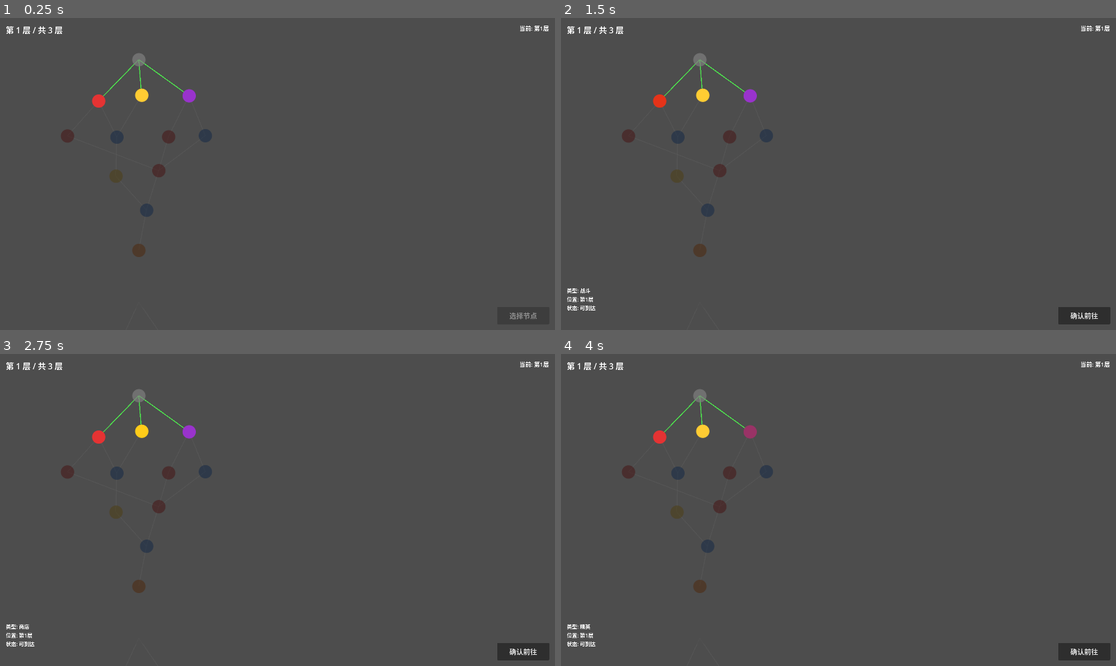
Above: before the commit, frames 1-4 (two rows, left to right).
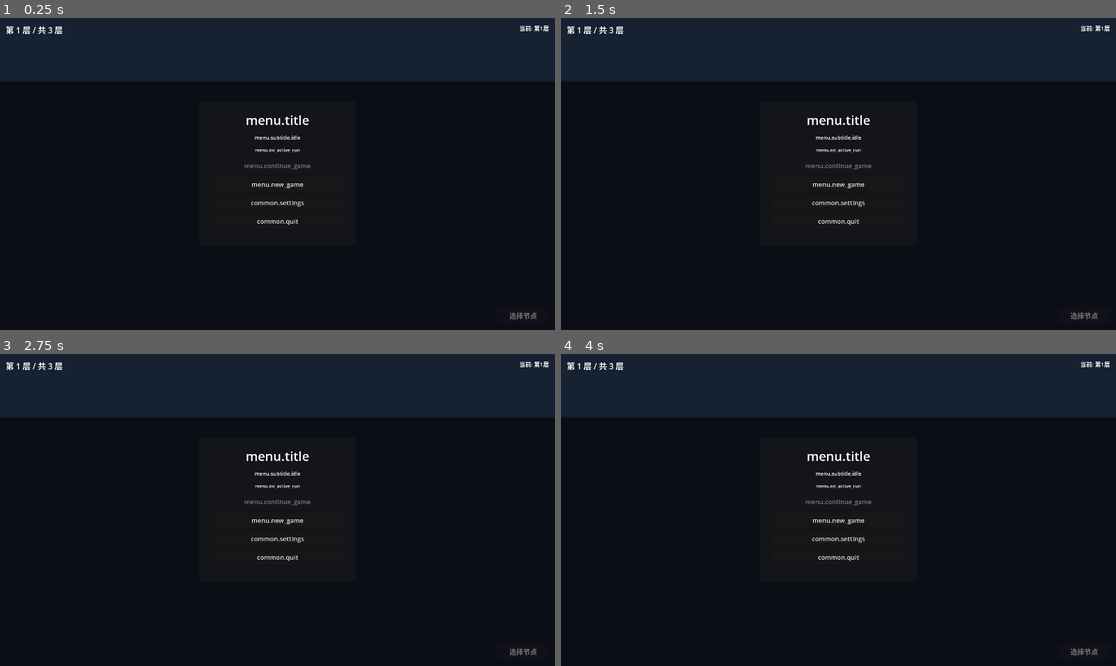
Above: after the commit, the same moments.

Repository: WhiteGiverMa/operation-taklamakan
Game: Godot game, scene res://scenes/main.tscn
The game is run twice, just before and just after one commit, with the same random seed, the same clock (stepped at 60 frames per second) and the same inputs.
Inputs (mouse positions are in pixels of both pictures, inside the frame that each line leads up to):
- Up to frame 1 (0.25 s): no input
- Up to frame 2 (1.5 s): click (699, 58) at 0.52 s; click (660, 102) at 1.27 s
- Up to frame 3 (2.75 s): click (144, 432) at 2.02 s
- Up to frame 4 (4 s): click (749, 432) at 2.77 s; click (627, 472) at 3.52 s

The runs differ from the first frame. In frame 1, 100% of the frame differs, in the area x 0-100%, y 0-100%; in frame 2, 100%; in frame 3, 100%; in frame 4, 100%.

Commit message:
feat: integrate menu flow with game state management
GameState additions:

- has_active_run: tracks if a run is in progress

- resume_game(): continue an existing run

- return_to_menu(): preserve run state on exit

Main.gd updates:

- Shows main menu on startup

- Coordinates menu/game transitions

- Manages screen visibility

Ultraworked with [Sisyphus](https://github.com/code-yeongyu/oh-my-openagent)

Co-authored-by: Sisyphus <clio-agent@sisyphuslabs.ai>

Diff:
--- a/scripts/game_state.gd
+++ b/scripts/game_state.gd
@@ -24,6 +24,7 @@
 # Shop upgrade state
 var turret_damage_multiplier: float = 1.0
 var auto_fire_unlocked: bool = false
+var has_active_run: bool = false
 
 var _state: State = State.MENU
 
@@ -44,12 +45,12 @@
 	EventBus.game_paused.emit(_state == State.PAUSED)
 
 func start_game() -> void:
-	currency = 50
-	current_layer = 1
-	kills = 0
-	level = 1
-	turret_damage_multiplier = 1.0
-	auto_fire_unlocked = false
+	_reset_run_values()
+	MapManager.reset_map()
+	WaveManager.end_combat_session()
+	_restore_ship_health()
+	has_active_run = true
+	get_tree().paused = false
 	set_state(State.PLAYING)
 	EventBus.game_started.emit()
 
@@ -62,12 +63,26 @@
 		get_tree().paused = false
 
 func end_game(won: bool) -> void:
+	has_active_run = false
 	set_state(State.GAME_OVER)
 	get_tree().paused = true
 	EventBus.game_over.emit(won)
 
 func reset_game() -> void:
-	# Reset currency and upgrades
+	start_game()
+
+func return_to_menu(preserve_run: bool = true) -> void:
+	has_active_run = has_active_run and preserve_run
+	set_state(State.MENU)
+	get_tree().paused = preserve_run and has_active_run
+
+func resume_game() -> void:
+	if not has_active_run:
+		return
+	set_state(State.PLAYING)
+	get_tree().paused = false
+
+func _reset_run_values() -> void:
 	currency = 50
 	turret_damage_multiplier = 1.0
 	auto_fire_unlocked = false
@@ -75,13 +90,7 @@
 	current_layer = 1
 	level = 1
 
-	# Reset map to layer 1
-	MapManager.reset_map()
-
-	# Reset wave system
-	WaveManager.end_combat_session()
-
-	# Reset ship HP
+func _restore_ship_health() -> void:
 	var ship = get_tree().get_first_node_in_group("ship")
 	if ship and ship.has_node("HealthComponent"):
 		var health_comp = ship.get_node("HealthComponent") as HealthComponent
@@ -89,14 +98,8 @@
 			health_comp.current_health = health_comp.max_health
 			EventBus.ship_health_changed.emit(health_comp.max_health, health_comp.max_health)
 
-	# Resume game and start
-	get_tree().paused = false
-	set_state(State.PLAYING)
-	EventBus.game_started.emit()
-
 func reset_to_menu() -> void:
-	set_state(State.MENU)
-	get_tree().paused = false
+	return_to_menu(false)
 
 func add_currency(amount: int) -> void:
 	currency += amount
--- a/scripts/main.gd
+++ b/scripts/main.gd
@@ -6,13 +6,21 @@
 const MAP_SCREEN_SCENE := preload("res://scenes/ui/map_screen.tscn")
 const SHOP_SCREEN_SCENE := preload("res://scenes/map/shop_screen.tscn")
 const TURRET_SCENE := preload("res://scenes/turret/turret.tscn")
+const MAIN_MENU_SCENE := preload("res://scenes/ui/main_menu.tscn")
+const SETTINGS_MENU_SCENE := preload("res://scenes/ui/settings_menu.tscn")
+const PAUSE_MENU_SCENE := preload("res://scenes/ui/pause_menu.tscn")
 
 enum FlowState { MAP, COMBAT, SHOP, TRANSITION }
+enum SettingsReturnTarget { MAIN_MENU, PAUSE_MENU }
 
 var _flow_state: FlowState = FlowState.TRANSITION
 var _map_screen_root: Control = null
 var _map_screen: Control = null
 var _shop_screen: Control = null
+var _main_menu: Control = null
+var _settings_menu: Control = null
+var _pause_menu: Control = null
+var _settings_return_target: SettingsReturnTarget = SettingsReturnTarget.MAIN_MENU
 
 @onready var landship: Landship = $Landship
 @onready var ui_layer: CanvasLayer = $UILayer
@@ -24,8 +32,7 @@
 	_setup_overlay_screens()
 	_connect_signals()
 	_ensure_starting_turrets()
-	GameState.start_game()
-	_show_map_screen()
+	_show_main_menu(false)
 
 func _setup_wave_manager() -> void:
 	# Assign enemy scenes to WaveManager
@@ -44,6 +51,25 @@
 	_shop_screen.visible = false
 	if _shop_screen.has_signal("shop_closed"):
 		_shop_screen.shop_closed.connect(_on_shop_closed)
+
+	_main_menu = MAIN_MENU_SCENE.instantiate() as Control
+	ui_layer.add_child(_main_menu)
+	_main_menu.visible = false
+	_main_menu.continue_requested.connect(_on_main_menu_continue_requested)
+	_main_menu.new_game_requested.connect(_on_main_menu_new_game_requested)
+	_main_menu.settings_requested.connect(_on_main_menu_settings_requested)
+
+	_pause_menu = PAUSE_MENU_SCENE.instantiate() as Control
+	ui_layer.add_child(_pause_menu)
+	_pause_menu.visible = false
+	_pause_menu.resume_requested.connect(_on_pause_resume_requested)
+	_pause_menu.settings_requested.connect(_on_pause_settings_requested)
+	_pause_menu.main_menu_requested.connect(_on_pause_main_menu_requested)
+
+	_settings_menu = SETTINGS_MENU_SCENE.instantiate() as Control
+	ui_layer.add_child(_settings_menu)
+	_settings_menu.visible = false
+	_settings_menu.back_requested.connect(_on_settings_back_requested)
 
 func _connect_signals() -> void:
 	MapManager.current_node_changed.connect(_on_current_node_changed)
@@ -51,19 +77,33 @@
 	EventBus.shop_entered.connect(_on_shop_entered)
 	EventBus.game_started.connect(_on_game_started)
 	EventBus.game_over.connect(_on_game_over)
+	GameState.game_state_changed.connect(_on_game_state_changed)
 
 func _on_game_started() -> void:
+	_hide_menu_overlays()
+	_reset_turrets_to_starting_loadout()
 	_clear_runtime_enemies()
-	_ensure_starting_turrets()
 	_show_map_screen()
 
 func _on_game_over(_won: bool) -> void:
 	_flow_state = FlowState.TRANSITION
+	_hide_menu_overlays()
 	_set_combat_visibility(true)
 	if _map_screen_root:
 		_map_screen_root.visible = false
 	if _shop_screen:
 		_shop_screen.visible = false
+
+func _on_game_state_changed(state: int) -> void:
+	match state:
+		GameState.State.PAUSED:
+			if GameState.has_active_run and not _settings_menu.visible and not _main_menu.visible:
+				_pause_menu.visible = true
+		GameState.State.PLAYING:
+			if _pause_menu:
+				_pause_menu.visible = false
+		_:
+			pass
 
 func _ensure_starting_turrets() -> void:
 	var slots := landship.get_turret_slots()
@@ -81,6 +121,14 @@
 		slot.add_child(turret)
 		EventBus.turret_placed.emit(turret, index)
 
+func _reset_turrets_to_starting_loadout() -> void:
+	for slot in landship.get_turret_slots():
+		for child in slot.get_children():
+			if child is Turret:
+				slot.remove_child(child)
+				child.queue_free()
+	_ensure_starting_turrets()
+
 func _slot_has_turret(slot: Node2D) -> bool:
 	for child in slot.get_children():
 		if child is Turret:
@@ -89,6 +137,7 @@
 
 func _show_map_screen() -> void:
 	_flow_state = FlowState.MAP
+	_hide_menu_overlays()
 	_set_combat_visibility(false)
 	if _shop_screen:
 		_shop_screen.visible = false
@@ -97,17 +146,18 @@
 
 func _start_combat_for_current_layer() -> void:
 	_flow_state = FlowState.COMBAT
+	_hide_menu_overlays()
 	if _map_screen_root:
 		_map_screen_root.visible = false
 	_set_combat_visibility(true)
 	_clear_runtime_enemies()
 	WaveManager.start_combat_session(MapManager.current_layer + 1)
 
-func _set_combat_visibility(is_visible: bool) -> void:
-	landship.visible = is_visible
-	landship.process_mode = Node.PROCESS_MODE_INHERIT if is_visible else Node.PROCESS_MODE_DISABLED
-	hud.visible = is_visible
-	wave_ui.visible = is_visible
+func _set_combat_visibility(should_show: bool) -> void:
+	landship.visible = should_show
+	landship.process_mode = Node.PROCESS_MODE_INHERIT if should_show else Node.PROCESS_MODE_DISABLED
+	hud.visible = should_show
+	wave_ui.visible = should_show
 
 func _on_current_node_changed(node) -> void:
 	if node == null:
@@ -126,6 +176,7 @@
 
 func _on_shop_entered() -> void:
 	_flow_state = FlowState.SHOP
+	_hide_menu_overlays()
 	_set_combat_visibility(false)
 	if _map_screen_root:
 		_map_screen_root.visible = false
@@ -154,3 +205,93 @@
 	for enemy in get_tree().get_nodes_in_group("enemies"):
 		if is_instance_valid(enemy):
 			enemy.queue_free()
+
+func _show_main_menu(preserve_run: bool) -> void:
+	if _main_menu == null:
+		return
+	_hide_gameplay_flow()
+	_hide_menu_overlays()
+	if preserve_run and GameState.has_active_run:
+		GameState.return_to_menu(true)
+	else:
+		GameState.return_to_menu(false)
+	_main_menu.visible = true
+	_main_menu.refresh_state()
+
+func _hide_gameplay_flow() -> void:
+	_set_combat_visibility(false)
+	if _map_screen_root:
+		_map_screen_root.visible = false
+	if _shop_screen:
+		_shop_screen.visible = false
+
+func _hide_menu_overlays() -> void:
+	if _main_menu:
+		_main_menu.visible = false
+	if _settings_menu:
+		_settings_menu.visible = false
+	if _pause_menu:
+		_pause_menu.visible = false
+
+func _restore_current_flow() -> void:
+	match _flow_state:
+		FlowState.COMBAT:
+			_set_combat_visibility(true)
+			if _map_screen_root:
+				_map_screen_root.visible = false
+			if _shop_screen:
+				_shop_screen.visible = false
+		FlowState.SHOP:
+			_set_combat_visibility(false)
+			if _map_screen_root:
+				_map_screen_root.visible = false
+			if _shop_screen:
+				_shop_screen.visible = true
+		FlowState.MAP:
+			_show_map_screen()
+		_:
+			_show_map_screen()
+
+func _on_main_menu_continue_requested() -> void:
+	if not GameState.has_active_run:
+		return
+	_hide_menu_overlays()
+	GameState.resume_game()
+	_restore_current_flow()
+
+func _on_main_menu_new_game_requested() -> void:
+	GameState.start_game()
+
+func _on_main_menu_settings_requested() -> void:
+	_settings_return_target = SettingsReturnTarget.MAIN_MENU
+	if _main_menu:
+		_main_menu.visible = false
+	if _settings_menu:
+		_settings_menu.visible = true
+
+func _on_pause_resume_requested() -> void:
+	_hide_menu_overlays()
+	GameState.resume_game()
+	_restore_current_flow()
+
+func _on_pause_settings_requested() -> void:
+	_settings_return_target = SettingsReturnTarget.PAUSE_MENU
+	if _pause_menu:
+		_pause_menu.visible = false
+	if _settings_menu:
+		_settings_menu.visible = true
+
+func _on_pause_main_menu_requested() -> void:
+	_show_main_menu(true)
+
+func _on_settings_back_requested() -> void:
+	if _settings_menu:
+		_settings_menu.visible = false
+	match _settings_return_target:
+		SettingsReturnTarget.PAUSE_MENU:
+			if _pause_menu:
+				_pause_menu.visible = true
+		_:
+			if _main_menu:
+				_main_menu.visible = true
+				_main_menu.refresh_state()
